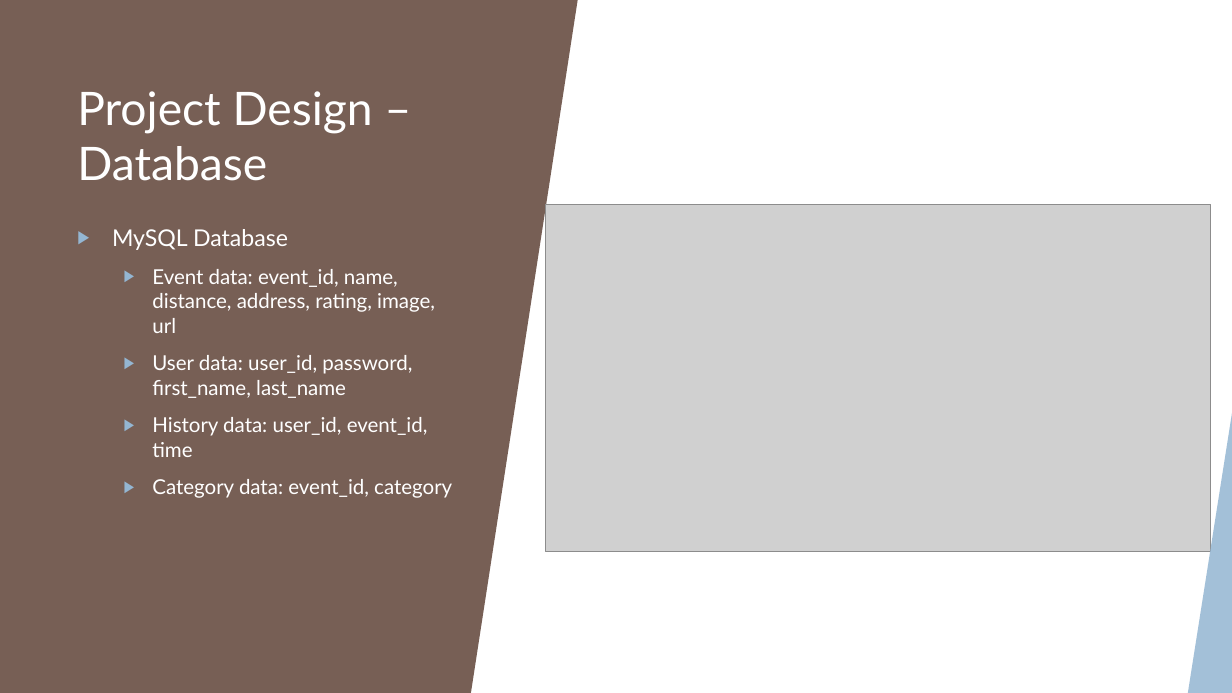
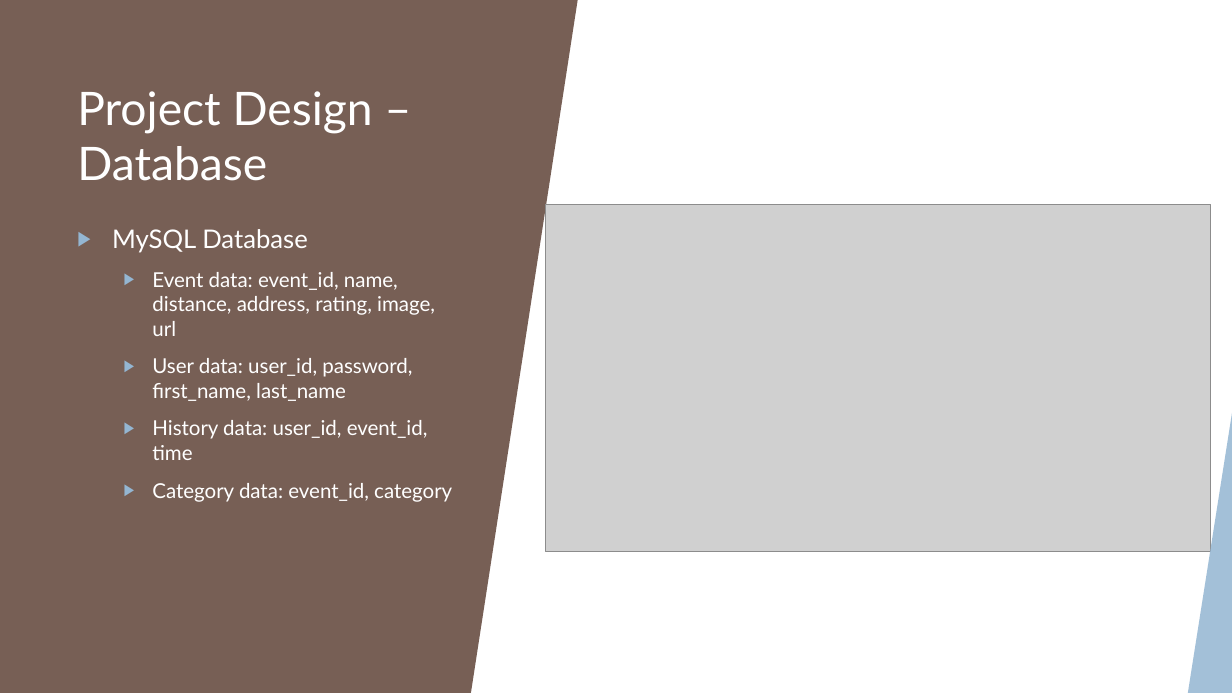
Before and after one commit to jrwang20/DB-project, a slide deck: slide 5 of In-class report Jianru Wang.pptx. Drawn at 1232x693 pixels with LibreOffice and Linux fonts; fonts in the diff are those of the drawing; grey boxes stand for pictures. Boxes give left, top, right and bottom in pixels: in the first picture for what was removed or moved away, otherwise in the second. Text is boxed around its words. In the diff, an @@ line names an element or a change of style, - is before the commit and + after.

```diff
--- a/In-class report Jianru Wang.pptx
+++ b/In-class report Jianru Wang.pptx
@@ text at [112, 229, 308, 253]: size 18 to 20 pt in "MySQL Database" @@
```
Also in this commit, not shown: 2 other slides changed.
